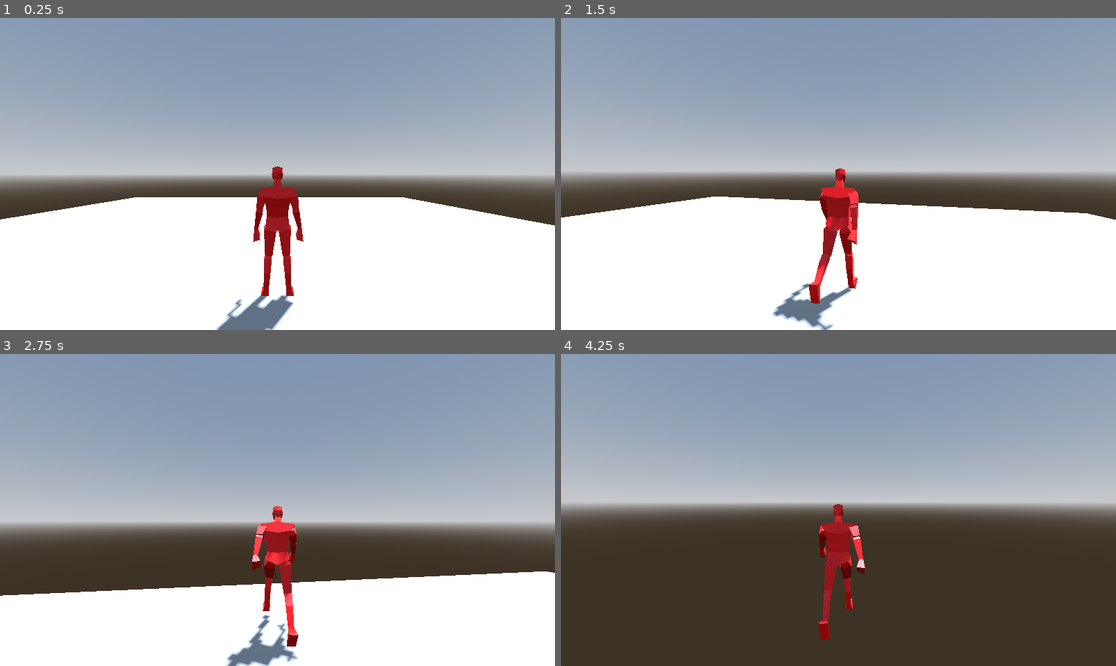
Above: before the commit, frames 1-4 (two rows, left to right).
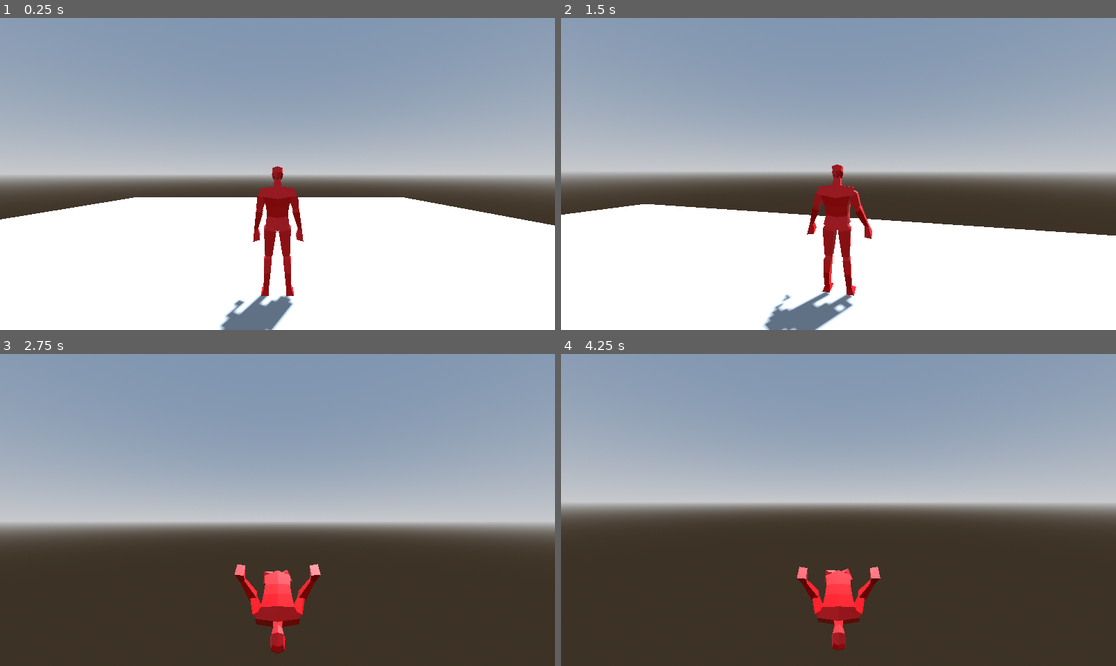
Above: after the commit, the same moments.

Repository: b19523k/LearnGodotAndBlender
Game: Godot game, scene res://world.tscn
Two runs of this game, one before a commit and one after it. Both use one fixed random seed, a clock stepped at 60 frames per second and the inputs below.
Inputs (mouse positions are in pixels of both pictures, inside the frame that each line leads up to):
- Up to frame 1 (0.25 s): no input
- Up to frame 2 (1.5 s): move the mouse to (866, 174) at 0.52 s; hold W (forward) from 0.53 s (still down); tap Shift (roll, bound only after the commit) at 0.6, 1.35 s; move the mouse to (810, 174) at 1.27 s
- Up to frame 3 (2.75 s): keep holding W (forward); move the mouse to (288, 503) at 2.02 s; tap Shift (roll, bound only after the commit) at 2.1 s
- Up to frame 4 (4.25 s): keep holding W (forward); move the mouse to (832, 516) at 2.77 s; tap Shift (roll, bound only after the commit) at 2.85, 3.6 s; move the mouse to (877, 513) at 3.52 s

The runs differ from the first frame. In frame 1, 0.1% of the frame differs, in the area x 38-53%, y 66-100%; in frame 2, 6.5%; in frame 3, 28%, in the area x 0-100%, y 48-100%; in frame 4, 2.7%.

Commit message:
Add the ability to roll
player can now press shift and roll, player moves faster while rolling than running

Diff:
--- a/Godot/Scripts/behold_a_man.gd
+++ b/Godot/Scripts/behold_a_man.gd
@@ -4,15 +4,22 @@
 @onready var spring_arm = $SpringArmPivot/SpringArm3D
 @onready var armature = $Armature
 @onready var anim_tree = $AnimationTree
+@onready var anim_player = $AnimationPlayer
 
-const SPEED = 5.0
 const LERP_VAL = .15
+
+const RUN_SPEED = 5.0
+const ROLL_SPEED = 10.0
+
+var is_rolling = false
+var speed = RUN_SPEED
 
 # Get the gravity from the project settings to be synced with RigidBody nodes.
 var gravity = ProjectSettings.get_setting("physics/3d/default_gravity")
 
 func _ready():
 	Input.set_mouse_mode(Input.MOUSE_MODE_CAPTURED)
+	anim_tree.active = true
 
 func _unhandled_input(event):
 	if Input.is_action_just_pressed("quit"):
@@ -23,11 +30,18 @@
 		spring_arm.rotate_x(-event.relative.y * 0.005)
 		spring_arm.rotation.x = clamp(spring_arm.rotation.x, -PI/4, PI/4)
 
+func _process(delta):
+	update_animation_parameters()
 
 func _physics_process(delta):
 	# Add the gravity.
 	if not is_on_floor():
 		velocity.y -= gravity * delta
+
+	if (is_rolling):
+		speed = ROLL_SPEED
+	else:
+		speed = RUN_SPEED
 
 	# Get the input direction and handle the movement/deceleration.
 	# As good practice, you should replace UI actions with custom gameplay actions.
@@ -35,13 +49,27 @@
 	var direction = (transform.basis * Vector3(input_dir.x, 0, input_dir.y)).normalized()
 	direction = direction.rotated(Vector3.UP, spring_arm_pivot.rotation.y)
 	if direction:
-		velocity.x = lerp(velocity.x, direction.x * SPEED, LERP_VAL)
-		velocity.z = lerp(velocity.z, direction.z * SPEED, LERP_VAL)
+		velocity.x = lerp(velocity.x, direction.x * speed, LERP_VAL)
+		velocity.z = lerp(velocity.z, direction.z * speed, LERP_VAL)
 		armature.rotation.y = lerp_angle(armature.rotation.y, atan2(-velocity.x, -velocity.z), LERP_VAL)
 	else:
 		velocity.x = lerp(velocity.x, 0.0, LERP_VAL)
 		velocity.z = lerp(velocity.z, 0.0, LERP_VAL)
 
-	anim_tree.set("parameters/BlendSpace1D/blend_position", velocity.length() / SPEED)
+	anim_tree.set("parameters/BlendSpace1D/blend_position", velocity.length() / speed)
 
 	move_and_slide()
+
+func update_animation_parameters():
+	var is_moving = velocity != Vector3.ZERO
+
+	if (is_moving && Input.is_action_just_pressed("roll")):
+		anim_tree["parameters/conditions/is_rolling"] = true
+		is_rolling = true
+	else:
+		anim_tree["parameters/conditions/is_rolling"] = false
+
+
+func _on_animation_tree_animation_finished(anim_name):
+	if (anim_name == "roll"):
+		is_rolling = false
--- a/Godot/behold_a_man.tscn
+++ b/Godot/behold_a_man.tscn
@@ -919,40 +919,107 @@
 [sub_resource type="CapsuleShape3D" id="CapsuleShape3D_xwc3b"]
 radius = 0.35
 
-[sub_resource type="AnimationNodeAnimation" id="AnimationNodeAnimation_qfi4g"]
-
-[sub_resource type="AnimationNodeAnimation" id="AnimationNodeAnimation_cmcdk"]
+[sub_resource type="AnimationNodeAnimation" id="AnimationNodeAnimation_l8bbv"]
 animation = &"idle"
 
-[sub_resource type="AnimationNodeAnimation" id="AnimationNodeAnimation_18id1"]
+[sub_resource type="AnimationNodeAnimation" id="AnimationNodeAnimation_0j8qo"]
 animation = &"run"
 
-[sub_resource type="AnimationNodeBlendSpace1D" id="AnimationNodeBlendSpace1D_q0c4o"]
-blend_point_0/node = SubResource("AnimationNodeAnimation_cmcdk")
-blend_point_0/pos = 0.0
-blend_point_1/node = SubResource("AnimationNodeAnimation_18id1")
+[sub_resource type="AnimationNodeAnimation" id="AnimationNodeAnimation_vjuh1"]
+animation = &"idle"
+
+[sub_resource type="AnimationNodeBlendSpace1D" id="AnimationNodeBlendSpace1D_wdvlm"]
+blend_point_0/node = SubResource("AnimationNodeAnimation_l8bbv")
+blend_point_0/pos = -1.0
+blend_point_1/node = SubResource("AnimationNodeAnimation_0j8qo")
 blend_point_1/pos = 1.0
+blend_point_2/node = SubResource("AnimationNodeAnimation_vjuh1")
+blend_point_2/pos = 0.0
 min_space = 0.0
-
-[sub_resource type="AnimationNodeOneShot" id="AnimationNodeOneShot_mdbik"]
-
-[sub_resource type="AnimationNodeOneShot" id="AnimationNodeOneShot_k2ce2"]
-
-[sub_resource type="AnimationNodeTimeScale" id="AnimationNodeTimeScale_q7qjl"]
-
-[sub_resource type="AnimationNodeBlendTree" id="AnimationNodeBlendTree_niq12"]
-nodes/Animation/node = SubResource("AnimationNodeAnimation_qfi4g")
-nodes/Animation/position = Vector2(805.5, 319.5)
-nodes/BlendSpace1D/node = SubResource("AnimationNodeBlendSpace1D_q0c4o")
-nodes/BlendSpace1D/position = Vector2(340, 140)
-nodes/OneShot/node = SubResource("AnimationNodeOneShot_k2ce2")
-nodes/OneShot/position = Vector2(805.5, 319.5)
-"nodes/OneShot 2/node" = SubResource("AnimationNodeOneShot_mdbik")
-"nodes/OneShot 2/position" = Vector2(805.5, 319.5)
-nodes/TimeScale/node = SubResource("AnimationNodeTimeScale_q7qjl")
-nodes/TimeScale/position = Vector2(805.5, 319.5)
-nodes/output/position = Vector2(560, 160)
-node_connections = [&"output", 0, &"BlendSpace1D"]
+value_label = "0"
+
+[sub_resource type="AnimationNodeAnimation" id="AnimationNodeAnimation_jlihx"]
+animation = &"idle"
+
+[sub_resource type="AnimationNodeAnimation" id="AnimationNodeAnimation_qf4rr"]
+animation = &"idle"
+
+[sub_resource type="AnimationNodeAnimation" id="AnimationNodeAnimation_lsvde"]
+animation = &"idle"
+
+[sub_resource type="AnimationNodeAnimation" id="AnimationNodeAnimation_6i21e"]
+animation = &"idle"
+
+[sub_resource type="AnimationNodeBlendSpace2D" id="AnimationNodeBlendSpace2D_bnj8a"]
+blend_point_0/node = SubResource("AnimationNodeAnimation_jlihx")
+blend_point_0/pos = Vector2(-1, 0)
+blend_point_1/node = SubResource("AnimationNodeAnimation_qf4rr")
+blend_point_1/pos = Vector2(1, 0)
+blend_point_2/node = SubResource("AnimationNodeAnimation_lsvde")
+blend_point_2/pos = Vector2(0, 1.1)
+blend_point_3/node = SubResource("AnimationNodeAnimation_6i21e")
+blend_point_3/pos = Vector2(0, -1.1)
+min_space = Vector2(-1, -1.1)
+max_space = Vector2(1, 1.1)
+
+[sub_resource type="AnimationNodeBlendSpace2D" id="AnimationNodeBlendSpace2D_1ogtp"]
+
+[sub_resource type="AnimationNodeBlendSpace2D" id="AnimationNodeBlendSpace2D_n50oh"]
+
+[sub_resource type="AnimationNodeAnimation" id="AnimationNodeAnimation_78r0w"]
+animation = &"roll"
+
+[sub_resource type="AnimationNodeStateMachineTransition" id="AnimationNodeStateMachineTransition_yomq0"]
+advance_mode = 2
+advance_condition = &"is_moving"
+
+[sub_resource type="AnimationNodeStateMachineTransition" id="AnimationNodeStateMachineTransition_qwqx0"]
+advance_mode = 2
+advance_condition = &"is_idle"
+
+[sub_resource type="AnimationNodeStateMachineTransition" id="AnimationNodeStateMachineTransition_3846o"]
+advance_mode = 2
+advance_condition = &"is_rolling"
+
+[sub_resource type="AnimationNodeStateMachineTransition" id="AnimationNodeStateMachineTransition_iybgt"]
+switch_mode = 2
+advance_mode = 2
+advance_condition = &"is_idle"
+
+[sub_resource type="AnimationNodeStateMachineTransition" id="AnimationNodeStateMachineTransition_yc28n"]
+switch_mode = 2
+advance_mode = 2
+advance_condition = &"is_moving"
+
+[sub_resource type="AnimationNodeStateMachineTransition" id="AnimationNodeStateMachineTransition_3xlmt"]
+advance_mode = 2
+advance_condition = &"is_rolling"
+
+[sub_resource type="AnimationNodeStateMachineTransition" id="AnimationNodeStateMachineTransition_xwpjq"]
+advance_mode = 2
+
+[sub_resource type="AnimationNodeStateMachineTransition" id="AnimationNodeStateMachineTransition_qnpec"]
+advance_mode = 2
+advance_condition = &"is_rolling"
+
+[sub_resource type="AnimationNodeStateMachineTransition" id="AnimationNodeStateMachineTransition_e6ndo"]
+switch_mode = 2
+advance_mode = 2
+
+[sub_resource type="AnimationNodeStateMachine" id="AnimationNodeStateMachine_rfv2y"]
+states/BlendSpace1D/node = SubResource("AnimationNodeBlendSpace1D_wdvlm")
+states/BlendSpace1D/position = Vector2(500, 226)
+states/End/position = Vector2(1065, 226)
+states/Idle/node = SubResource("AnimationNodeBlendSpace2D_bnj8a")
+states/Idle/position = Vector2(408, 478)
+states/Roll/node = SubResource("AnimationNodeBlendSpace2D_1ogtp")
+states/Roll/position = Vector2(519, 354)
+states/Run/node = SubResource("AnimationNodeBlendSpace2D_n50oh")
+states/Run/position = Vector2(642, 478)
+states/Start/position = Vector2(169, 226)
+states/roll/node = SubResource("AnimationNodeAnimation_78r0w")
+states/roll/position = Vector2(500, 81)
+transitions = ["Idle", "Run", SubResource("AnimationNodeStateMachineTransition_yomq0"), "Run", "Idle", SubResource("AnimationNodeStateMachineTransition_qwqx0"), "Idle", "Roll", SubResource("AnimationNodeStateMachineTransition_3846o"), "Roll", "Idle", SubResource("AnimationNodeStateMachineTransition_iybgt"), "Roll", "Run", SubResource("AnimationNodeStateMachineTransition_yc28n"), "Run", "Roll", SubResource("AnimationNodeStateMachineTransition_3xlmt"), "Start", "BlendSpace1D", SubResource("AnimationNodeStateMachineTransition_xwpjq"), "BlendSpace1D", "roll", SubResource("AnimationNodeStateMachineTransition_qnpec"), "roll", "BlendSpace1D", SubResource("AnimationNodeStateMachineTransition_e6ndo")]
 
 [node name="behold_a_man" type="CharacterBody3D"]
 script = ExtResource("1_yrb70")
@@ -965,91 +1032,91 @@
 bones/0/parent = -1
 bones/0/rest = Transform3D(1, -1.33227e-15, 2.38419e-07, -9.01621e-09, 0.999285, 0.0378167, -2.38248e-07, -0.0378167, 0.999285, 0, 0.98553, 0)
 bones/0/enabled = true
-bones/0/position = Vector3(-5.07707e-11, 0.979833, 3.75673e-09)
-bones/0/rotation = Quaternion(-0.0189118, 1.19188e-07, -2.25446e-09, 0.999821)
+bones/0/position = Vector3(0, 0.98553, 0)
+bones/0/rotation = Quaternion(-0.0189117, 1.19188e-07, -2.25446e-09, 0.999821)
 bones/0/scale = Vector3(1, 1, 1)
 bones/1/name = "head"
 bones/1/parent = 0
 bones/1/rest = Transform3D(1, -5.97863e-08, 7.61778e-09, 5.97863e-08, 0.968049, -0.250762, 7.61776e-09, 0.250762, 0.968049, 0, 0.553697, 0)
 bones/1/enabled = true
 bones/1/position = Vector3(0, 0.553697, 0)
-bones/1/rotation = Quaternion(0.126395, 7.43897e-15, 3.01348e-08, 0.99198)
+bones/1/rotation = Quaternion(0.126395, 1.79072e-15, 3.01348e-08, 0.99198)
 bones/1/scale = Vector3(1, 1, 1)
 bones/2/name = "upperarm.l"
 bones/2/parent = 0
 bones/2/rest = Transform3D(-0.851276, 0.524639, -0.00907329, -0.524342, -0.851194, -0.0230975, -0.019841, -0.0149048, 0.999692, 0.1717, 0.484231, -0.0235826)
 bones/2/enabled = true
 bones/2/position = Vector3(0.1717, 0.484231, -0.0235826)
-bones/2/rotation = Quaternion(-0.00590327, -0.0100262, 0.976726, -0.214174)
+bones/2/rotation = Quaternion(-0.00751373, -0.00987534, 0.96205, -0.27259)
 bones/2/scale = Vector3(0.999999, 1, 1)
 bones/3/name = "lowerarm.l"
 bones/3/parent = 2
 bones/3/rest = Transform3D(0.983339, 0.175363, -0.0478775, -0.181754, 0.953032, -0.242271, 0.00314362, 0.246936, 0.969027, -2.80094e-08, 0.242129, -3.72529e-09)
 bones/3/enabled = true
 bones/3/position = Vector3(-2.80094e-08, 0.242129, -3.72529e-09)
-bones/3/rotation = Quaternion(0.123774, -0.0129088, -0.0903539, 0.988104)
+bones/3/rotation = Quaternion(0.123774, -0.0129089, -0.0903541, 0.988104)
 bones/3/scale = Vector3(1, 1, 1)
 bones/4/name = "upperleg.l"
 bones/4/parent = 0
 bones/4/rest = Transform3D(-0.996073, 0.0886353, -0.0035149, -0.0886432, -0.996062, 0.00176199, -0.00334493, 0.00206661, 0.999992, 0.0893398, 0.0104507, -0.0177645)
 bones/4/enabled = true
 bones/4/position = Vector3(0.0893398, 0.0104507, -0.0177645)
-bones/4/rotation = Quaternion(0.0503549, 0.029628, 0.99692, -0.0523177)
-bones/4/scale = Vector3(1.00005, 1, 1)
+bones/4/rotation = Quaternion(-0.00171664, 0.000958095, 0.999014, -0.044363)
+bones/4/scale = Vector3(1.00002, 1, 1)
 bones/5/name = "lowerleg.l"
 bones/5/parent = 4
 bones/5/rest = Transform3D(0.999938, 0.0109891, 0.00153587, -0.0110871, 0.984031, 0.177651, 0.00044088, -0.177657, 0.984092, -1.8627e-08, 0.456723, 1.38437e-09)
 bones/5/enabled = true
 bones/5/position = Vector3(-1.8627e-08, 0.456723, 1.38437e-09)
-bones/5/rotation = Quaternion(-0.14276, 0.000273112, -0.00887014, 0.989717)
+bones/5/rotation = Quaternion(-0.0891837, 0.000274845, -0.00554121, 0.996)
 bones/5/scale = Vector3(1, 1, 1)
 bones/6/name = "foot.l"
 bones/6/parent = 5
 bones/6/rest = Transform3D(0.993777, 0.0466545, -0.101146, -0.110314, 0.2865, -0.951708, -0.0154232, 0.956944, 0.289864, -1.01854e-08, 0.45382, 9.31323e-10)
 bones/6/enabled = true
 bones/6/position = Vector3(-1.01854e-08, 0.45382, 9.31323e-10)
-bones/6/rotation = Quaternion(0.61325, 0.0219424, -0.0751939, 0.785996)
-bones/6/scale = Vector3(1.00002, 0.999999, 1)
+bones/6/rotation = Quaternion(0.595276, -0.0267353, -0.0489558, 0.801583)
+bones/6/scale = Vector3(1, 1, 1)
 bones/7/name = "upperarm.r"
 bones/7/parent = 0
 bones/7/rest = Transform3D(-0.851276, -0.524639, 0.00907282, 0.524342, -0.851195, -0.0230975, 0.0198406, -0.0149051, 0.999692, -0.1717, 0.484231, -0.0235827)
 bones/7/enabled = true
 bones/7/position = Vector3(-0.1717, 0.484231, -0.0235827)
-bones/7/rotation = Quaternion(0.00617225, -0.0100037, 0.974532, 0.223939)
+bones/7/rotation = Quaternion(0.0075135, -0.00987542, 0.96205, 0.27259)
 bones/7/scale = Vector3(0.999999, 1, 1)
 bones/8/name = "lowerarm.r"
 bones/8/parent = 7
 bones/8/rest = Transform3D(0.983339, -0.175363, 0.0478776, 0.181754, 0.953032, -0.242271, -0.00314364, 0.246936, 0.969027, -1.91583e-09, 0.242129, -4.19095e-09)
 bones/8/enabled = true
 bones/8/position = Vector3(-1.91583e-09, 0.242129, -4.19095e-09)
-bones/8/rotation = Quaternion(0.123774, 0.0129089, 0.0903539, 0.988104)
+bones/8/rotation = Quaternion(0.123774, 0.0129089, 0.0903541, 0.988104)
 bones/8/scale = Vector3(1, 1, 1)
 bones/9/name = "upperleg.r"
 bones/9/parent = 0
 bones/9/rest = Transform3D(-0.996073, -0.0886352, 0.00351443, 0.0886432, -0.996062, 0.00176198, 0.00334447, 0.00206656, 0.999992, -0.0893398, 0.0104507, -0.0177645)
 bones/9/enabled = true
 bones/9/position = Vector3(-0.0893398, 0.0104507, -0.0177645)
-bones/9/rotation = Quaternion(-0.0420376, 0.0293261, 0.997363, 0.0513756)
-bones/9/scale = Vector3(1.00005, 1, 1)
+bones/9/rotation = Quaternion(0.00171641, 0.00095808, 0.999014, 0.044363)
+bones/9/scale = Vector3(1.00002, 1, 1)
 bones/10/name = "lowerleg.r"
 bones/10/parent = 9
 bones/10/rest = Transform3D(0.999938, -0.0109891, -0.00153586, 0.0110871, 0.984031, 0.177651, -0.000440884, -0.177657, 0.984092, 5.69739e-13, 0.456723, 1.7642e-09)
 bones/10/enabled = true
 bones/10/position = Vector3(5.69739e-13, 0.456723, 1.7642e-09)
-bones/10/rotation = Quaternion(-0.14276, -0.000273106, 0.0088701, 0.989717)
+bones/10/rotation = Quaternion(-0.0891837, -0.000274843, 0.00554121, 0.996)
 bones/10/scale = Vector3(1, 1, 1)
 bones/11/name = "foot.r"
 bones/11/parent = 10
 bones/11/rest = Transform3D(0.993777, -0.0466545, 0.101146, 0.110314, 0.2865, -0.951708, 0.0154232, 0.956944, 0.289864, 1.01269e-08, 0.45382, -6.51926e-09)
 bones/11/enabled = true
 bones/11/position = Vector3(1.01269e-08, 0.45382, -6.51926e-09)
-bones/11/rotation = Quaternion(0.613938, -0.0146861, 0.0710432, 0.786014)
-bones/11/scale = Vector3(1.00002, 0.999999, 1)
+bones/11/rotation = Quaternion(0.595276, 0.0267353, 0.0489558, 0.801583)
+bones/11/scale = Vector3(1, 1, 1)
 bones/12/name = "iklegpole.l"
 bones/12/parent = -1
 bones/12/rest = Transform3D(-0.996059, 3.72529e-09, -0.0886963, -0.0886963, -1.19209e-07, 0.996059, -3.72529e-09, 1, 5.96046e-08, 0.129822, 0.540738, 0.624293)
 bones/12/enabled = true
-bones/12/position = Vector3(0.198773, 0.540738, 0.624293)
+bones/12/position = Vector3(0.129822, 0.540738, 0.624293)
 bones/12/rotation = Quaternion(0.0313898, -0.70641, -0.70641, 0.0313898)
 bones/12/scale = Vector3(1, 1, 1)
 bones/13/name = "iklegtarget.l"
@@ -1063,7 +1130,7 @@
 bones/14/parent = -1
 bones/14/rest = Transform3D(-0.996059, -3.72529e-09, 0.0886963, 0.0886963, -1.19209e-07, 0.996059, 3.72529e-09, 1, 5.96046e-08, -0.129822, 0.540738, 0.624293)
 bones/14/enabled = true
-bones/14/position = Vector3(-0.187475, 0.540738, 0.624293)
+bones/14/position = Vector3(-0.129822, 0.540738, 0.624293)
 bones/14/rotation = Quaternion(0.0313898, 0.70641, 0.70641, 0.0313898)
 bones/14/scale = Vector3(1, 1, 1)
 bones/15/name = "iklegtarget.r"
@@ -1099,13 +1166,14 @@
 libraries = {
 "": SubResource("AnimationLibrary_bo72k")
 }
-tree_root = SubResource("AnimationNodeBlendTree_niq12")
+tree_root = SubResource("AnimationNodeStateMachine_rfv2y")
 anim_player = NodePath("../AnimationPlayer")
-parameters/BlendSpace1D/blend_position = 0
-parameters/OneShot/active = false
-parameters/OneShot/internal_active = false
-parameters/OneShot/request = 0
-"parameters/OneShot 2/active" = false
-"parameters/OneShot 2/internal_active" = false
-"parameters/OneShot 2/request" = 0
-parameters/TimeScale/scale = 1.0
+parameters/conditions/is_idle = false
+parameters/conditions/is_moving = false
+parameters/conditions/is_rolling = false
+parameters/BlendSpace1D/blend_position = 0.912704
+parameters/Idle/blend_position = Vector2(-0.475509, 0.0655737)
+parameters/Roll/blend_position = Vector2(0, 0)
+parameters/Run/blend_position = Vector2(0, 0)
+
+[connection signal="animation_finished" from="AnimationTree" to="." method="_on_animation_tree_animation_finished"]
--- a/Godot/project.godot
+++ b/Godot/project.godot
@@ -46,6 +46,11 @@
 "events": [Object(InputEventKey,"resource_local_to_scene":false,"resource_name":"","device":-1,"window_id":0,"alt_pressed":false,"shift_pressed":false,"ctrl_pressed":false,"meta_pressed":false,"pressed":false,"keycode":0,"physical_keycode":65,"key_label":0,"unicode":97,"echo":false,"script":null)
 ]
 }
+roll={
+"deadzone": 0.5,
+"events": [Object(InputEventKey,"resource_local_to_scene":false,"resource_name":"","device":-1,"window_id":0,"alt_pressed":false,"shift_pressed":false,"ctrl_pressed":false,"meta_pressed":false,"pressed":false,"keycode":0,"physical_keycode":4194325,"key_label":0,"unicode":0,"echo":false,"script":null)
+]
+}
 
 [rendering]
 
--- a/Godot/world.tscn
+++ b/Godot/world.tscn
@@ -30,6 +30,7 @@
 shadow_enabled = true
 
 [node name="Ground" type="MeshInstance3D" parent="."]
+transform = Transform3D(1, 0, 0, 0, 1, 0, 0, 0, 1, 0, -0.0314257, 0)
 mesh = SubResource("PlaneMesh_7xgqu")
 
 [node name="StaticBody3D" type="StaticBody3D" parent="Ground"]
Not shown: 1 places in Godot/behold_a_man.tscn that only renumber resources
Not shown, changed: tutorials_used.md
